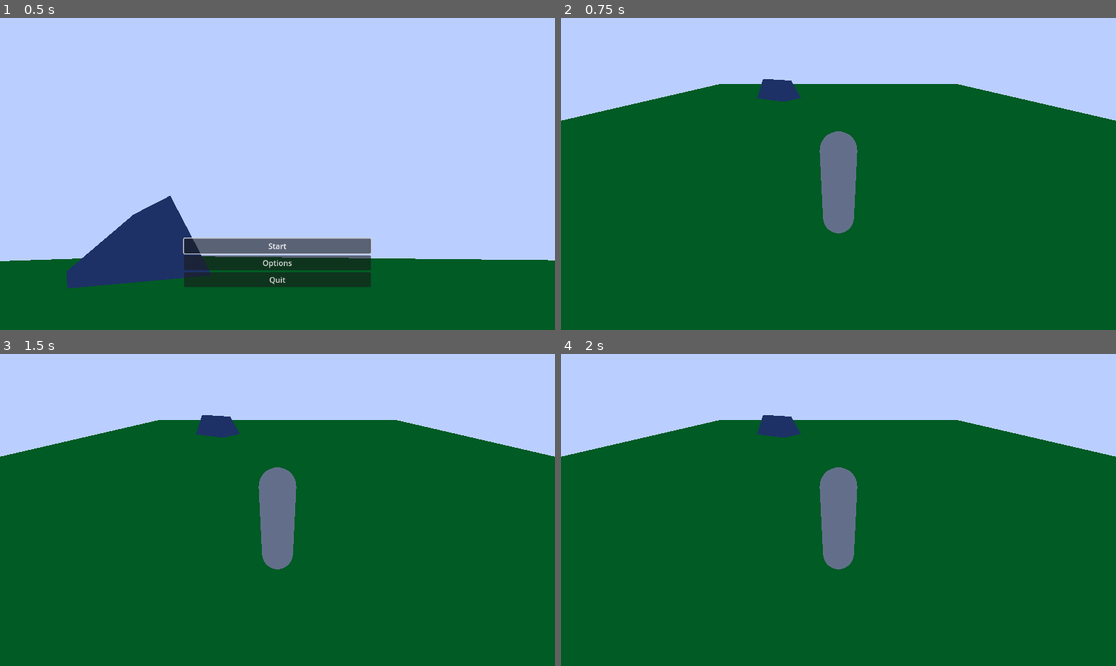
Above: before the commit, frames 1-4 (two rows, left to right).
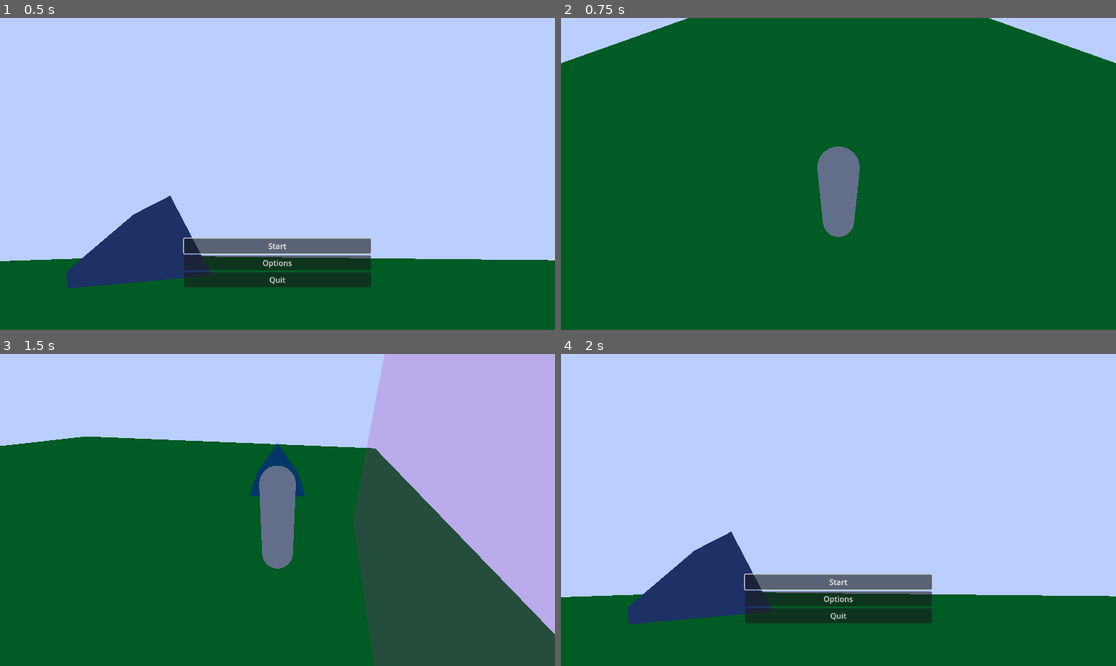
Above: after the commit, the same moments.

Repository: Wake1st/CritterCamper
Game: Godot game, scene res://game_manager.tscn
Two runs of this game, one before a commit and one after it. Both use one fixed random seed, a clock stepped at 60 frames per second and the inputs below.
Inputs (mouse positions are in pixels of both pictures, inside the frame that each line leads up to):
- Up to frame 1 (0.5 s): no input
- Up to frame 2 (0.75 s): click "Start" at 0.5 s
- Up to frame 3 (1.5 s): tap Enter at 1.25 s; move the mouse to (399, 494) at 1.27 s; hold D (right) from 1.28 s (still down); tap E (action) at 1.35 s
- Up to frame 4 (2 s): keep holding D (right); tap Q (undo_action, bound only after the commit) at 1.55 s

Frame 1 is identical in both runs. In frame 2, 22% of the frame differs, in the area x 0-100%, y 0-71%; in frame 3, 38%; in frame 4, 57%, in the area x 0-100%, y 19-87%.
Error before the commit: Invalid call. Nonexistent function '_capture' in base 'Nil'. (res://player/player.gd:14)

Commit message:
init - item placement; TODO - holy moly this will need reworking

Diff:
--- /dev/null
+++ b/buildSilhouette.tres
@@ -0,0 +1,5 @@
+[gd_resource type="StandardMaterial3D" format=3 uid="uid://do82srreht78b"]
+
+[resource]
+transparency = 1
+albedo_color = Color(0.0749003, 0, 0.821156, 0.392157)
--- a/levels/01_verdant_slopes.tscn
+++ b/levels/01_verdant_slopes.tscn
@@ -2,9 +2,9 @@
 
 [ext_resource type="Script" path="res://levels/01_verdant_slopes.gd" id="1_aevsk"]
 [ext_resource type="PackedScene" uid="uid://btekk4skkt6cm" path="res://camp_ground.tscn" id="1_dosqa"]
-[ext_resource type="PackedScene" path="res://player/player.tscn" id="2_y3av3"]
-[ext_resource type="PackedScene" uid="uid://ki6c2md6f5sh" path="res://tent.tscn" id="3_o26fa"]
+[ext_resource type="PackedScene" uid="uid://b5bboklyil8t1" path="res://player/player.tscn" id="2_y3av3"]
 [ext_resource type="PackedScene" uid="uid://dgba7pf3blkj" path="res://entry.tscn" id="5_76kv4"]
+[ext_resource type="Script" path="res://levels/BuildManager.gd" id="6_j4p5o"]
 
 [sub_resource type="Environment" id="Environment_g84ct"]
 background_mode = 1
@@ -21,16 +21,17 @@
 [node name="CampGround" parent="." instance=ExtResource("1_dosqa")]
 
 [node name="Player" parent="." instance=ExtResource("2_y3av3")]
-speed = null
-rotMag = null
-cameraPivotMin = null
-cameraPivotMax = null
-
-[node name="Tent" parent="." instance=ExtResource("3_o26fa")]
-transform = Transform3D(0.483313, 0, 0.875448, 0, 1, 0, -0.875448, 0, 0.483313, -4.95828, 2.38419e-07, -4.87914)
 
 [node name="Entry" parent="." instance=ExtResource("5_76kv4")]
 transform = Transform3D(1, 0, 0, 0, 1, 0, 0, 0, 1, 0, 0, 13)
 
 [node name="PlayerSpawn" type="Node3D" parent="."]
 transform = Transform3D(1, 0, 0, 0, 1, 0, 0, 0, 1, 0, 0, 10)
+
+[node name="BuildManager" type="Node3D" parent="."]
+script = ExtResource("6_j4p5o")
+
+[connection signal="placed_item" from="Player/BuildPoint" to="BuildManager" method="_on_build_point_placed_item"]
+[connection signal="removed_item" from="Player/BuildPoint" to="BuildManager" method="_on_build_point_removed_item"]
+
+[editable path="Player"]
--- /dev/null
+++ b/levels/BuildManager.gd
@@ -0,0 +1,16 @@
+extends Node3D
+
+
+var items:Dictionary
+
+
+func _on_build_point_placed_item(scene:PackedScene,tran:Transform3D):
+	var item = scene.instantiate() as Node3D
+	add_child(item)
+	item.global_transform = tran
+	items[scene.resource_name] = item
+
+
+func _on_build_point_removed_item(scene:PackedScene):
+	var n = items[scene.resource_name]
+	remove_child(n)
--- a/player/Controls.gd
+++ b/player/Controls.gd
@@ -5,6 +5,7 @@
 var rotation:= Vector2.ZERO
 
 var action:bool = false
+var undo:bool = false
 
 
 func _capture()->Controls:
@@ -21,5 +22,6 @@
 	rotation.y = -(mousePos.y - screenSize.y / 2) / screenSize.y
 
 	action = Input.is_action_just_pressed("action")
+	undo = Input.is_action_just_pressed("undo_action")
 
 	return self
--- a/player/build_point.gd
+++ b/player/build_point.gd
@@ -1,10 +1,10 @@
 extends Node3D
 
 
-signal placed_item(pack:PackedScene, point:Node3D)
-signal remove_item(pack:PackedScene, point:Node3D)
+signal placed_item(pack:PackedScene, transform:Transform3D)
+signal removed_item(pack:PackedScene)
 
-
+@export var buildSilhouette:StandardMaterial3D
 @export var pack:PackedScene
 var silhouette:Node3D
 
@@ -14,10 +14,22 @@
 	set(value):
 		placed = value
 		if value:
-			emit_signal("placed_item", pack, global_position)
+			emit_signal("placed_item", pack, global_transform)
 		else:
-			emit_signal("remove_item", pack, global_position)
+			emit_signal("removed_item", pack)
+
+
+var placing:=false:
+	get:
+		return placing
+	set(value):
+		placing = value
+		if placing:
+			add_child(silhouette)
+		else:
+			remove_child(silhouette)
 
 
 func _ready():
 	silhouette = pack.instantiate()
+	silhouette.get_child(0).set_surface_override_material(0,buildSilhouette)
--- a/player/build_point.tscn
+++ b/player/build_point.tscn
@@ -1,6 +1,10 @@
-[gd_scene load_steps=2 format=3 uid="uid://djussbbdgfdsk"]
+[gd_scene load_steps=4 format=3 uid="uid://djussbbdgfdsk"]
 
 [ext_resource type="Script" path="res://player/build_point.gd" id="1_ojyb0"]
+[ext_resource type="Material" uid="uid://do82srreht78b" path="res://buildSilhouette.tres" id="2_u4um4"]
+[ext_resource type="PackedScene" uid="uid://ki6c2md6f5sh" path="res://tent.tscn" id="3_3575k"]
 
 [node name="BuildPoint" type="Node3D"]
 script = ExtResource("1_ojyb0")
+buildSilhouette = ExtResource("2_u4um4")
+pack = ExtResource("3_3575k")
--- a/player/player.gd
+++ b/player/player.gd
@@ -25,4 +25,13 @@
 	move_and_slide()
 
 	if controls.action:
-		%BuildPoint.placed = !%BuildPoint.placed
+		if %BuildPoint.placing:
+			var placed = !%BuildPoint.placed
+			%BuildPoint.placed = placed
+			%BuildPoint.placing = !placed
+		else:
+			%BuildPoint.placing = true
+
+	if controls.undo:
+		if %BuildPoint.placing:
+			%BuildPoint.placing = false
--- a/player/player.tscn
+++ b/player/player.tscn
@@ -1,9 +1,8 @@
-[gd_scene load_steps=7 format=3 uid="uid://b5bboklyil8t1"]
+[gd_scene load_steps=6 format=3 uid="uid://b5bboklyil8t1"]
 
 [ext_resource type="Script" path="res://player/player.gd" id="1_gnnkl"]
 [ext_resource type="Script" path="res://player/Controls.gd" id="2_gn764"]
 [ext_resource type="PackedScene" uid="uid://djussbbdgfdsk" path="res://player/build_point.tscn" id="3_vpepl"]
-[ext_resource type="PackedScene" uid="uid://ki6c2md6f5sh" path="res://tent.tscn" id="4_p733y"]
 
 [sub_resource type="CapsuleShape3D" id="CapsuleShape3D_ej6jw"]
 radius = 0.4
@@ -11,8 +10,9 @@
 [sub_resource type="CapsuleMesh" id="CapsuleMesh_ivah2"]
 radius = 0.3
 
-[node name="Character" type="CharacterBody3D"]
+[node name="Character" type="CharacterBody3D" node_paths=PackedStringArray("controlCapture")]
 script = ExtResource("1_gnnkl")
+controlCapture = NodePath("Controls")
 
 [node name="CollisionShape3D" type="CollisionShape3D" parent="."]
 transform = Transform3D(1, 0, 0, 0, 1, 0, 0, 0, 1, 0, 1, 0)
@@ -33,4 +33,3 @@
 [node name="BuildPoint" parent="." instance=ExtResource("3_vpepl")]
 unique_name_in_owner = true
 transform = Transform3D(1, 0, 0, 0, 1, 0, 0, 0, 1, 0, 0, -5)
-pack = ExtResource("4_p733y")
--- a/project.godot
+++ b/project.godot
@@ -42,6 +42,11 @@
 "events": [Object(InputEventKey,"resource_local_to_scene":false,"resource_name":"","device":-1,"window_id":0,"alt_pressed":false,"shift_pressed":false,"ctrl_pressed":false,"meta_pressed":false,"pressed":false,"keycode":0,"physical_keycode":69,"key_label":0,"unicode":101,"echo":false,"script":null)
 ]
 }
+undo_action={
+"deadzone": 0.5,
+"events": [Object(InputEventKey,"resource_local_to_scene":false,"resource_name":"","device":-1,"window_id":0,"alt_pressed":false,"shift_pressed":false,"ctrl_pressed":false,"meta_pressed":false,"pressed":false,"keycode":0,"physical_keycode":81,"key_label":0,"unicode":113,"echo":false,"script":null)
+]
+}
 
 [layer_names]
 
--- /dev/null
+++ b/tent.tres
@@ -0,0 +1,5 @@
+[gd_resource type="StandardMaterial3D" format=3 uid="uid://co3h6ebds5vau"]
+
+[resource]
+albedo_color = Color(0.176471, 0.247059, 0.4, 1)
+roughness = 0.7
--- a/tent.tscn
+++ b/tent.tscn
@@ -1,21 +1,19 @@
 [gd_scene load_steps=4 format=3 uid="uid://ki6c2md6f5sh"]
+
+[ext_resource type="Material" uid="uid://co3h6ebds5vau" path="res://tent.tres" id="1_gob06"]
 
 [sub_resource type="PrismMesh" id="PrismMesh_tvnkk"]
 size = Vector3(2, 1.4, 3)
-
-[sub_resource type="StandardMaterial3D" id="StandardMaterial3D_oiix0"]
-albedo_color = Color(0.176471, 0.247059, 0.4, 1)
-roughness = 0.7
 
 [sub_resource type="ConvexPolygonShape3D" id="ConvexPolygonShape3D_w8p1s"]
 points = PackedVector3Array(-1, 0, -1.5, 0, 1.4, -1.5, 1, 0, -1.5, 1, 0, 1.5, 0, 1.4, 1.5, -1, 0, 1.5)
 
 [node name="Tent" type="Node3D"]
 
-[node name="MeshInstance3D" type="MeshInstance3D" parent="."]
+[node name="Mesh" type="MeshInstance3D" parent="."]
 transform = Transform3D(1, 0, 0, 0, 1, 0, 0, 0, 1, 0, 0.7, 0)
 mesh = SubResource("PrismMesh_tvnkk")
-surface_material_override/0 = SubResource("StandardMaterial3D_oiix0")
+surface_material_override/0 = ExtResource("1_gob06")
 
 [node name="StaticBody3D" type="StaticBody3D" parent="."]
 
